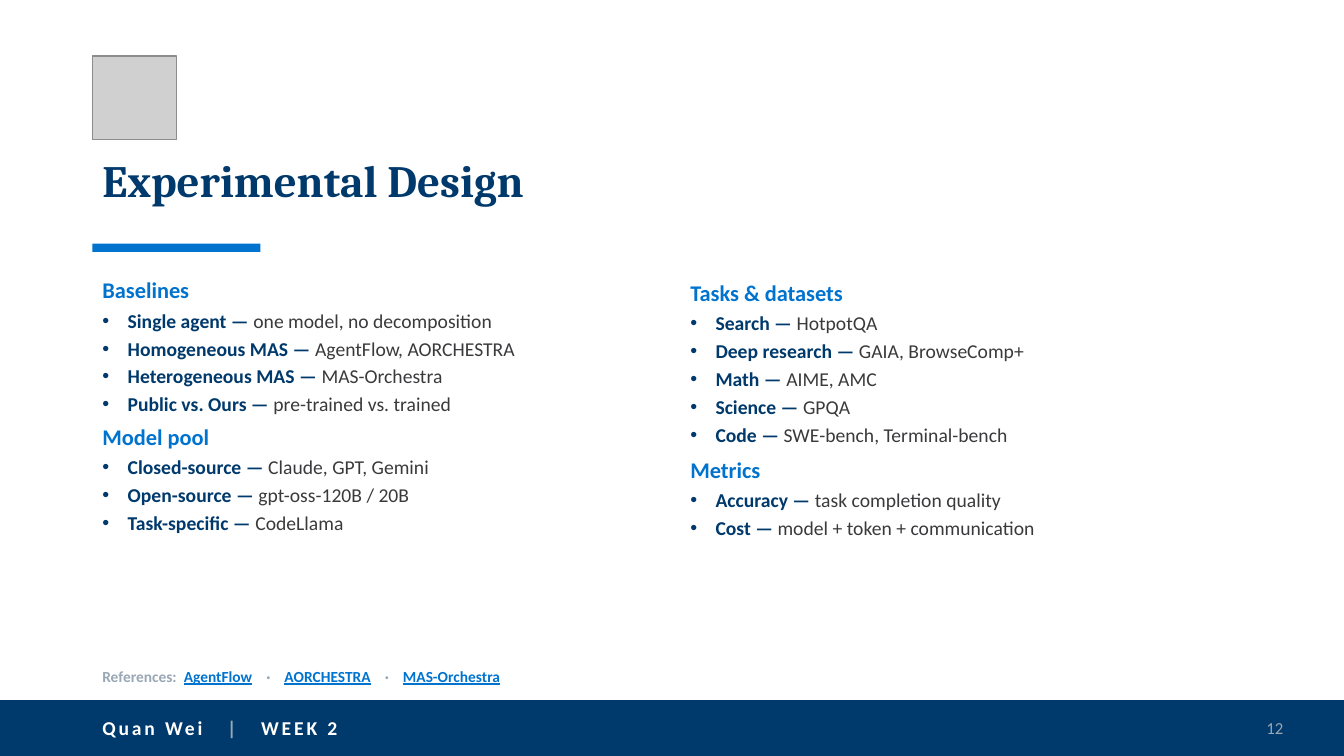
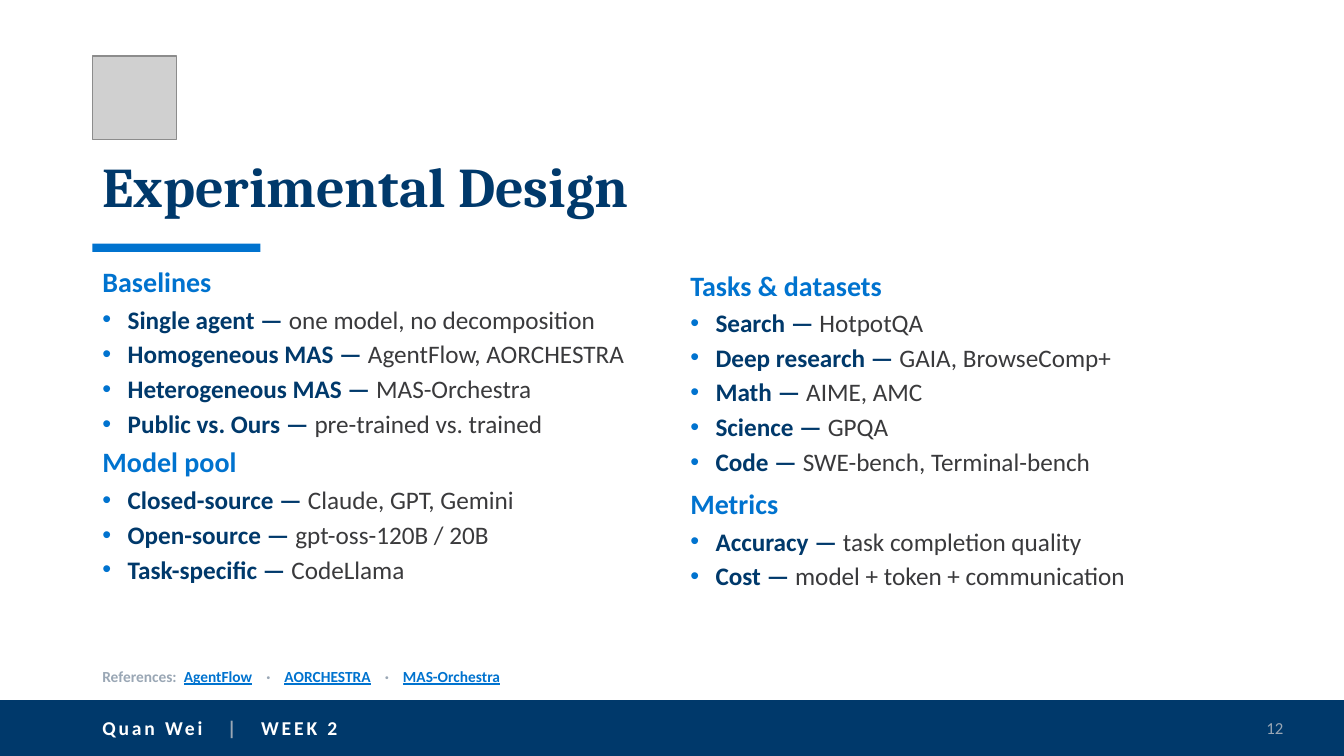
Before and after one commit to quanwei0/summer_intern, a slide deck: slide 12 of project_update.pptx. Drawn at 1344x756 pixels with LibreOffice and Linux fonts; fonts in the diff are those of the drawing; grey boxes stand for pictures. Boxes give left, top, right and bottom in pixels: in the first picture for what was removed or moved away, otherwise in the second. Text is boxed around its words. In the diff, an @@ line names an element or a change of style, - is before the commit and + after.

```diff
--- a/project_update.pptx
+++ b/project_update.pptx
@@ title "Experimental Design" at [102, 168, 628, 220]: size 32 to 40 pt @@
@@ text "Baselines": place and size @@
-text "Baselines" at [102, 282, 515, 533]
+text "Baselines" at [102, 272, 624, 583]
@@ text "Baselines" at [102, 272, 624, 583]: size 16 to 20 pt in "Baselines", "Model pool"; size 14 to 18 pt @@
@@ text "Tasks & datasets": place and size @@
-text "Tasks & datasets" at [690, 285, 1035, 535]
+text "Tasks & datasets" at [690, 276, 1125, 586]
@@ text "Tasks & datasets" at [690, 276, 1125, 586]: size 16 to 20 pt in "Tasks & datasets", "Metrics"; size 14 to 18 pt in "Search — HotpotQA", "Deep research — GAIA, BrowseComp+", "Math — AIME, AMC", "Science — GPQA" and 3 more places @@
```
Also in this commit, not shown: 11 other slides changed, 5 slides added.
